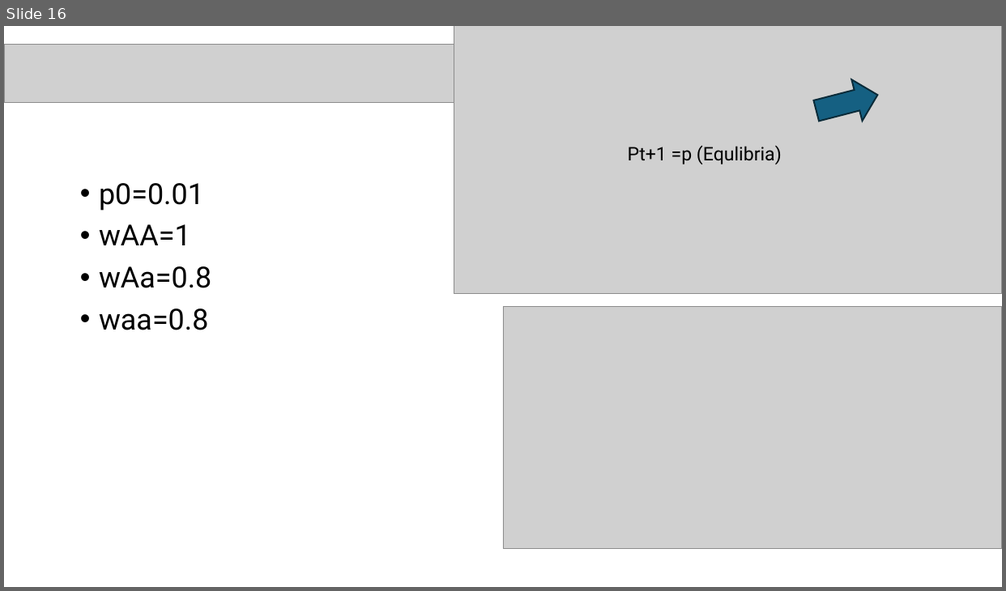
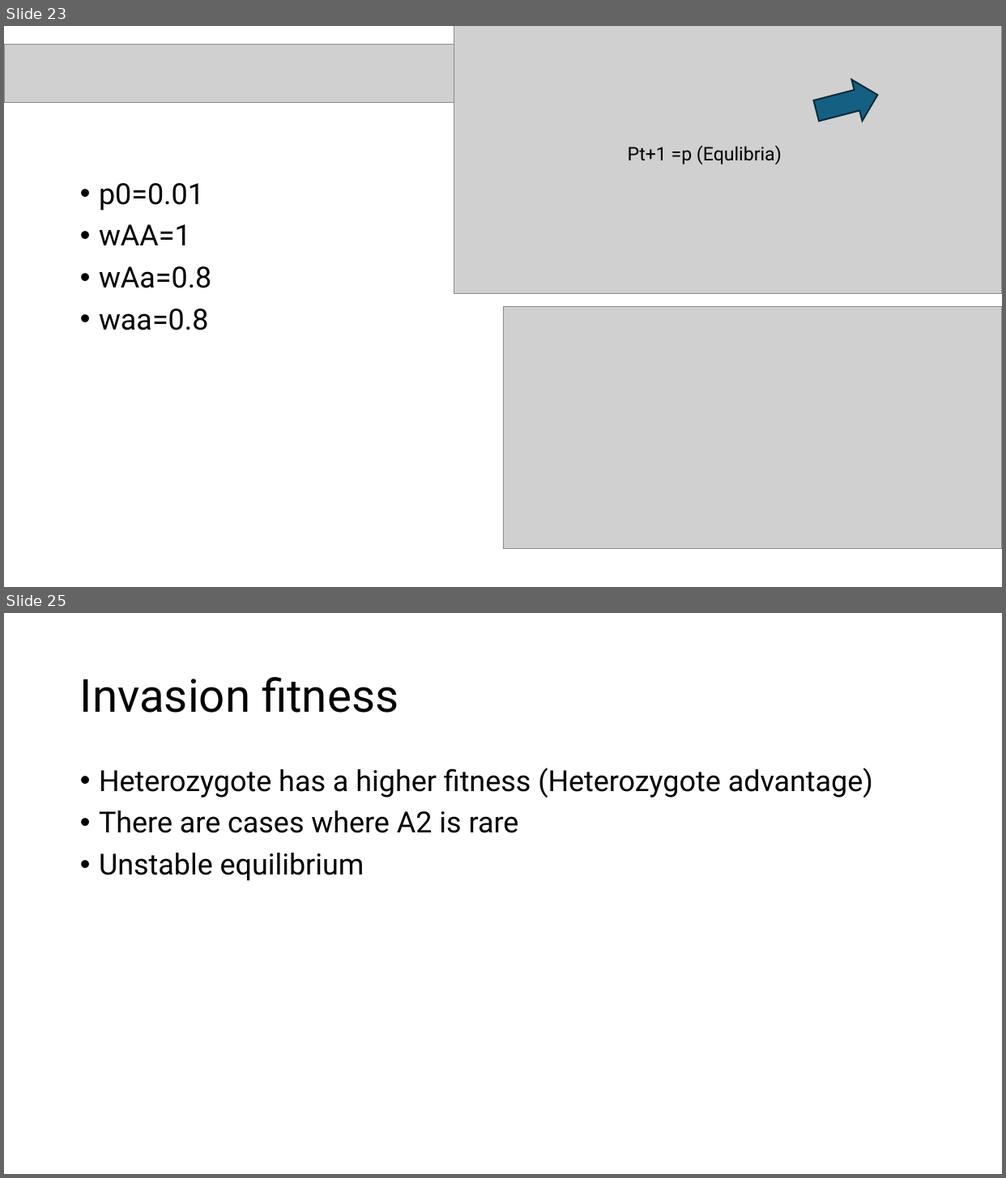
Before and after one commit to ccsosa/Evolutionary_genetics, a slide deck: Semana4/Selección natural.pptx. Shown one above the other, each under a label of ours: slide 16 before the commit, slides 23 and 25 after it; the slides between them are not shown. The pictures are 1006x591 and 1006x1178 pixels, drawn with LibreOffice and Linux fonts; fonts in the diff are those of the drawing; grey boxes stand for pictures. Boxes give left, top, right and bottom in pixels: in the first picture for what was removed or moved away, otherwise in the second. Text is boxed around its words. In the diff, an @@ line names an element or a change of style, - is before the commit and + after.

```diff
--- a/Semana4/Selección natural.pptx
+++ b/Semana4/Selección natural.pptx
@@ slide 25 added at box(4, 613, 1002, 1174), background #FFFFFF @@
@@ title added at box(80, 677, 398, 713), 44 pt, text #000000 @@
+Invasion fitness
@@ text added at box(99, 768, 873, 881), 28 pt, text #000000 @@
+• Heterozygote has a higher fitness (Heterozygote advantage)
+• There are cases where A2 is rare
+• Unstable equilibrium
@@ what was slide 16 is now slide 23 @@
```
Also in this commit, not shown: 8 slides changed, 20 other slides added, 3 slides removed.
